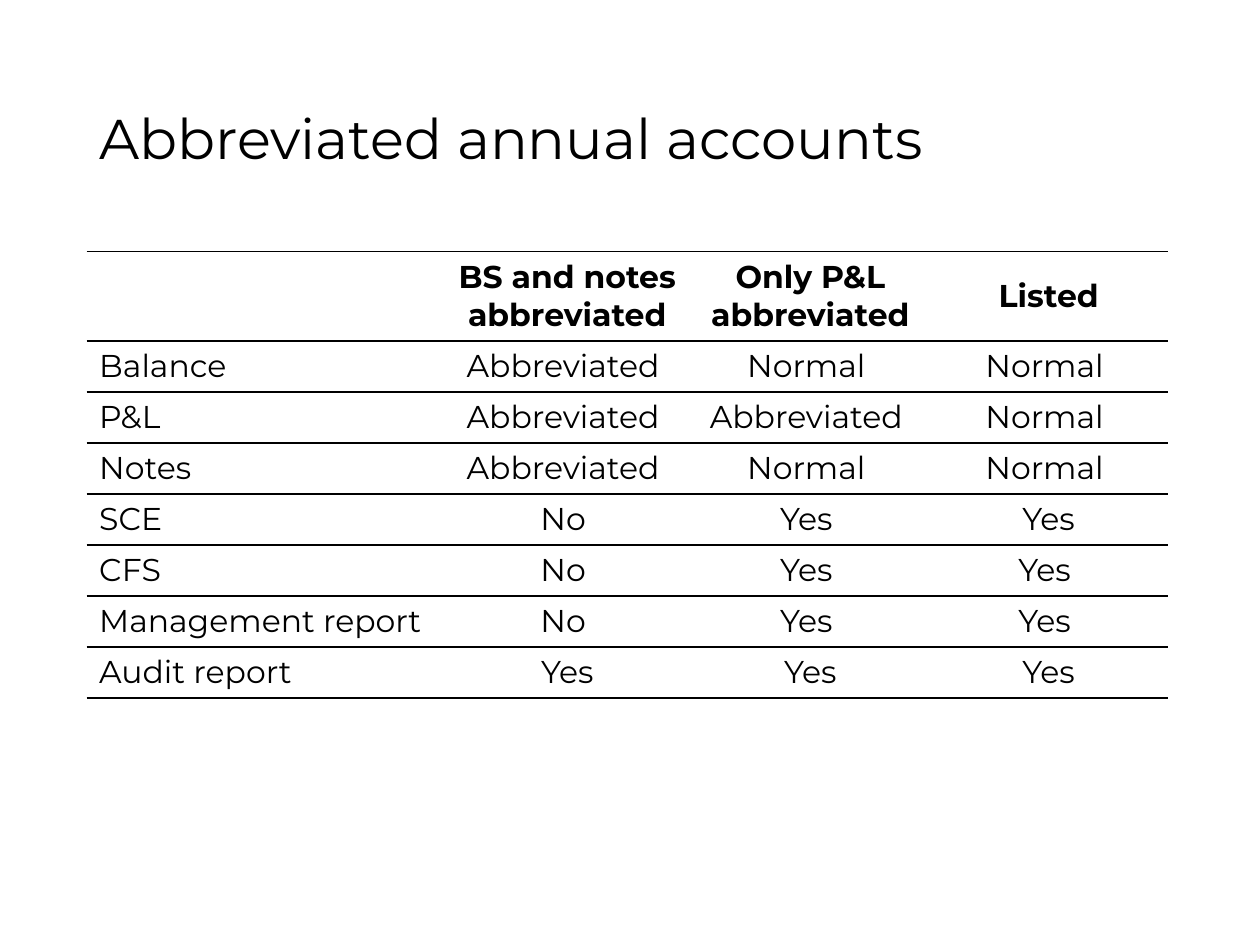
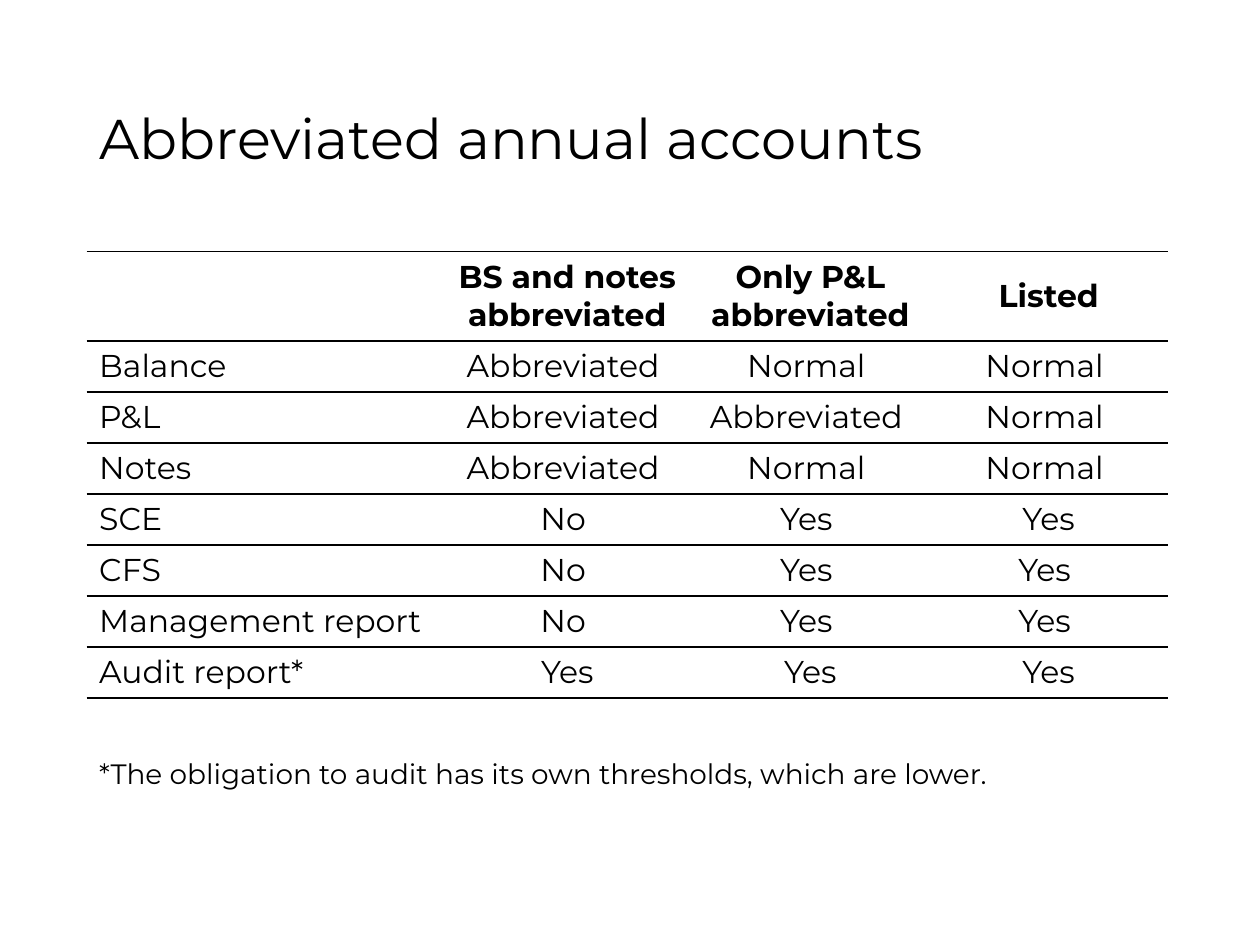
Before and after one commit to jorgegallud-boop/FSA, a slide deck: slide 4 of source-pptx/02.pptx. Drawn at 1260x945 pixels with LibreOffice and Linux fonts; fonts in the diff are those of the drawing. Boxes give left, top, right and bottom in pixels: in the first picture for what was removed or moved away, otherwise in the second. Text is boxed around its words. In the diff, an @@ line names an element or a change of style, - is before the commit and + after.

```diff
--- a/source-pptx/02.pptx
+++ b/source-pptx/02.pptx
@@ table at [87,252,1168,693] @@
-row 8, column 1: Audit report
+row 8, column 1: Audit report*
@@ text added at [99,763,986,790], 16 pt, text #000000 @@
+*The obligation to audit has its own thresholds, which are lower.
```
Also in this commit, not shown: 4 other files.
